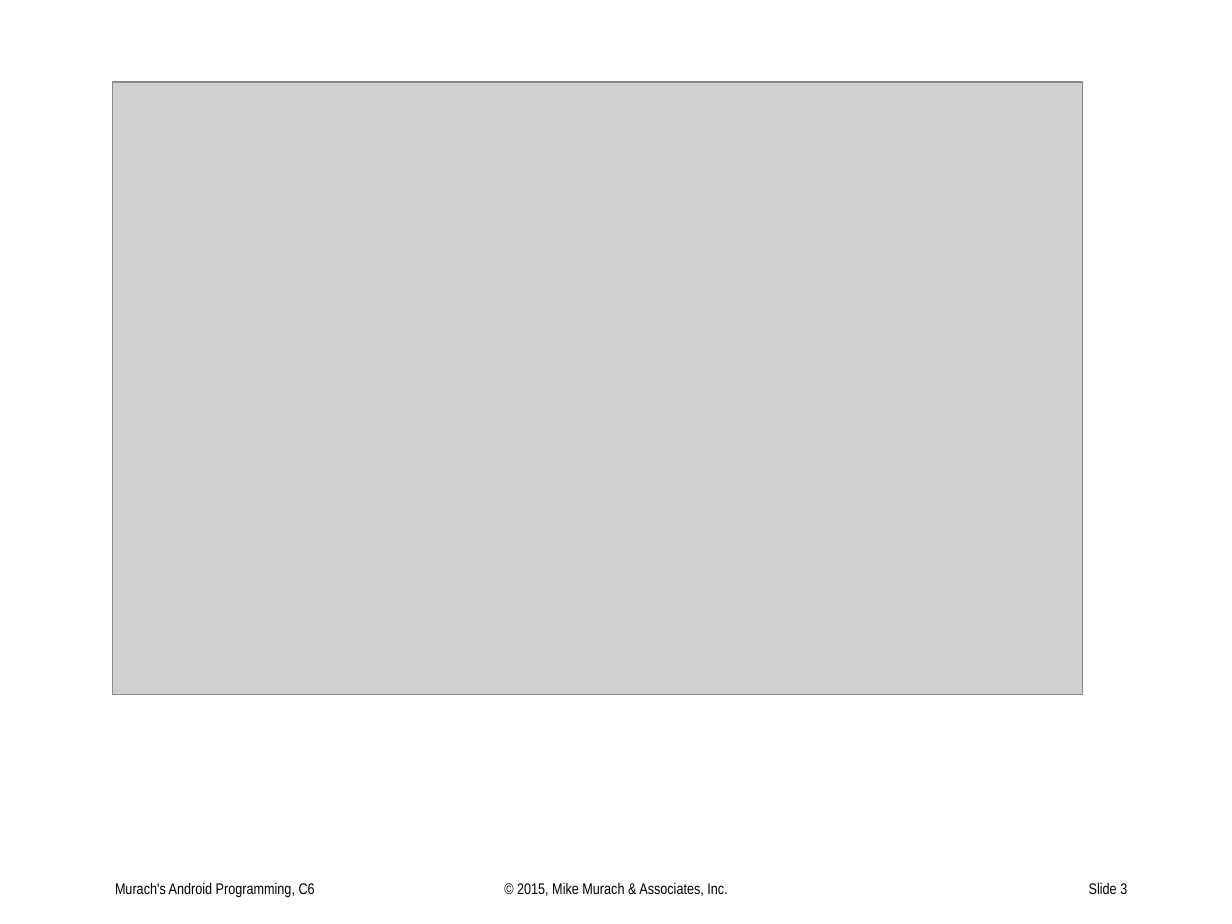
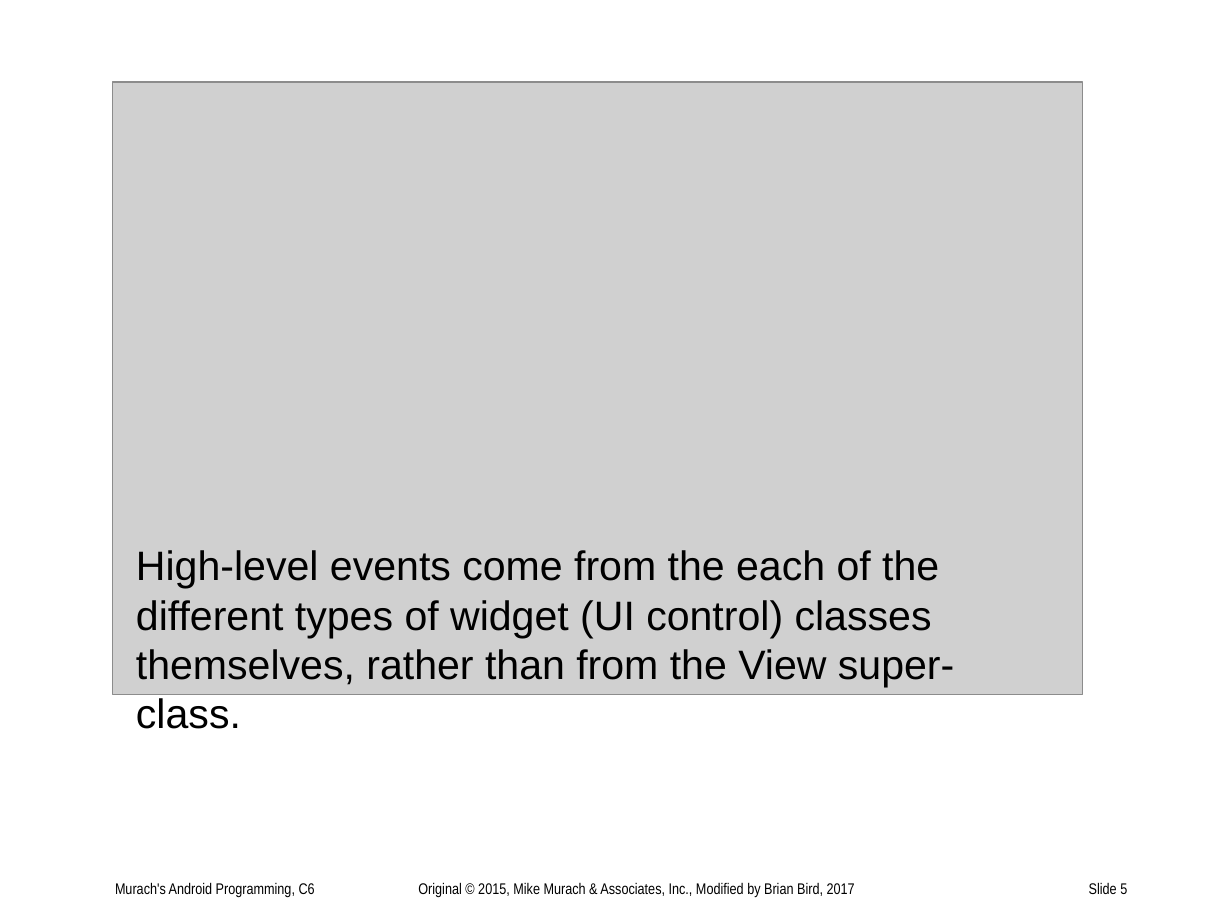
Before and after one commit to UO-CIS/CIS399Android-CourseMaterials, a slide deck: slide 5 of Notes and Slides/CIS399wk2Day2-EventHandlers.pptx (slide 3 before the commit). Drawn at 1232x924 pixels with LibreOffice and Linux fonts; fonts in the diff are those of the drawing; grey boxes stand for pictures. Boxes give left, top, right and bottom in pixels: in the first picture for what was removed or moved away, otherwise in the second. Text is boxed around its words. In the diff, an @@ line names an element or a change of style, - is before the commit and + after.

```diff
--- a/Notes and Slides/CIS399wk2Day2-EventHandlers.pptx
+++ b/Notes and Slides/CIS399wk2Day2-EventHandlers.pptx
@@ text added at bbox=[136, 550, 954, 729], 24 pt, text #000000 @@
+High-level events come from the each of the different types of widget (UI control) classes themselves, rather than from the View super-class.
@@ text at bbox=[418, 882, 855, 897]: text changed @@
-© 2015, Mike Murach & Associates, Inc.
+Original © 2015, Mike Murach & Associates, Inc., Modified by Brian Bird, 2017
@@ page number at bbox=[1089, 882, 1127, 894]: text changed @@
-Slide 3
+Slide 5
```
Also in this commit, not shown: 6 other slides changed, 4 slides added, 12 other files.
